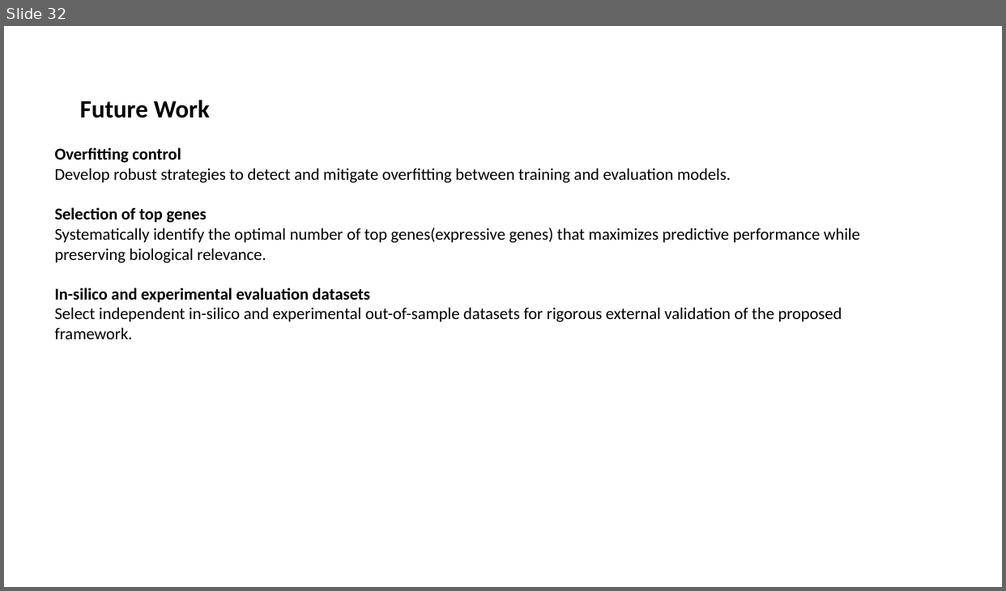
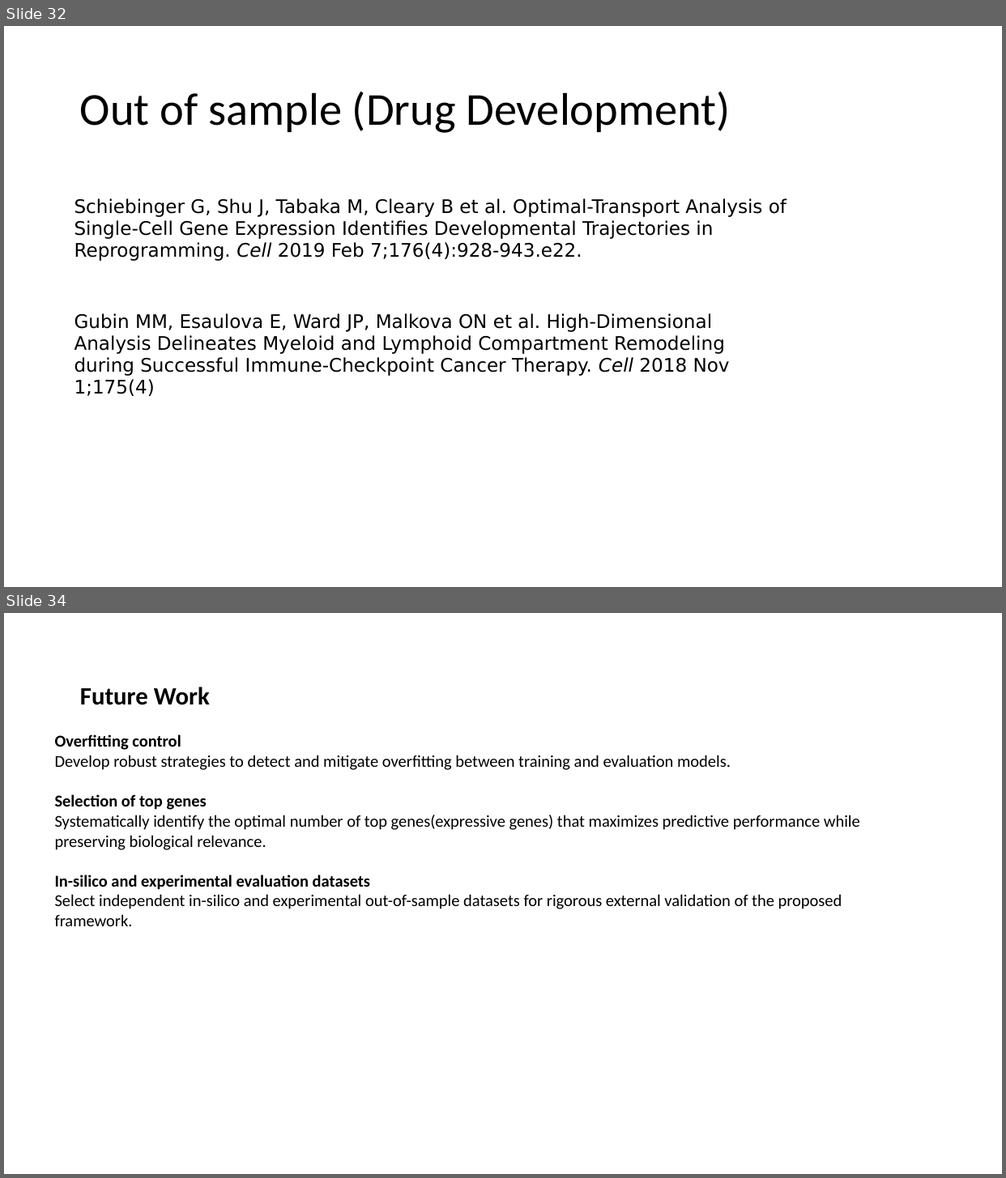
Before and after one commit to boabangf/GNN_RL_gene_trajectory_perturbation, a slide deck: ppt slides for omic codeathon (1) (1).pptx. Shown one above the other, each under a label of ours: slide 32 before the commit, slides 32 and 34 after it; the slides between them are not shown. The pictures are 1006x591 and 1006x1178 pixels, drawn with LibreOffice and Linux fonts; fonts in the diff are those of the drawing. Boxes give left, top, right and bottom in pixels: in the first picture for what was removed or moved away, otherwise in the second. Text is boxed around its words. In the diff, an @@ line names an element or a change of style, - is before the commit and + after.

```diff
--- a/ppt slides for omic codeathon (1) (1).pptx
+++ b/ppt slides for omic codeathon (1) (1).pptx
@@ slide 32 added at (x1=4, y1=26, x2=1002, y2=587), background #FFFFFF @@
@@ title added at (x1=80, y1=92, x2=730, y2=133), 44 pt, text #000000 @@
+Out of sample (Drug Development)
@@ table added at (x1=73, y1=195, x2=792, y2=535), 1 rows, 1 columns @@
+Schiebinger G, Shu J, Tabaka M, Cleary B et al. Optimal-Transport Analysis of Single-Cell Gene Expression Identifies Developmental Trajectories in Reprogramming. Cell 2019 Feb 7;176(4):928-943.e22. / Gubin MM, Esaulova E, Ward JP, Malkova ON et al. High-Dimensional Analysis Delineates Myeloid and Lymphoid Compartment Remodeling during Successful Immune-Checkpoint Cancer Therapy. Cell 2018 Nov 1;175(4)
@@ what was slide 32 is now slide 34 @@
```
Also in this commit, not shown: 1 slide changed, 1 other slide added.
